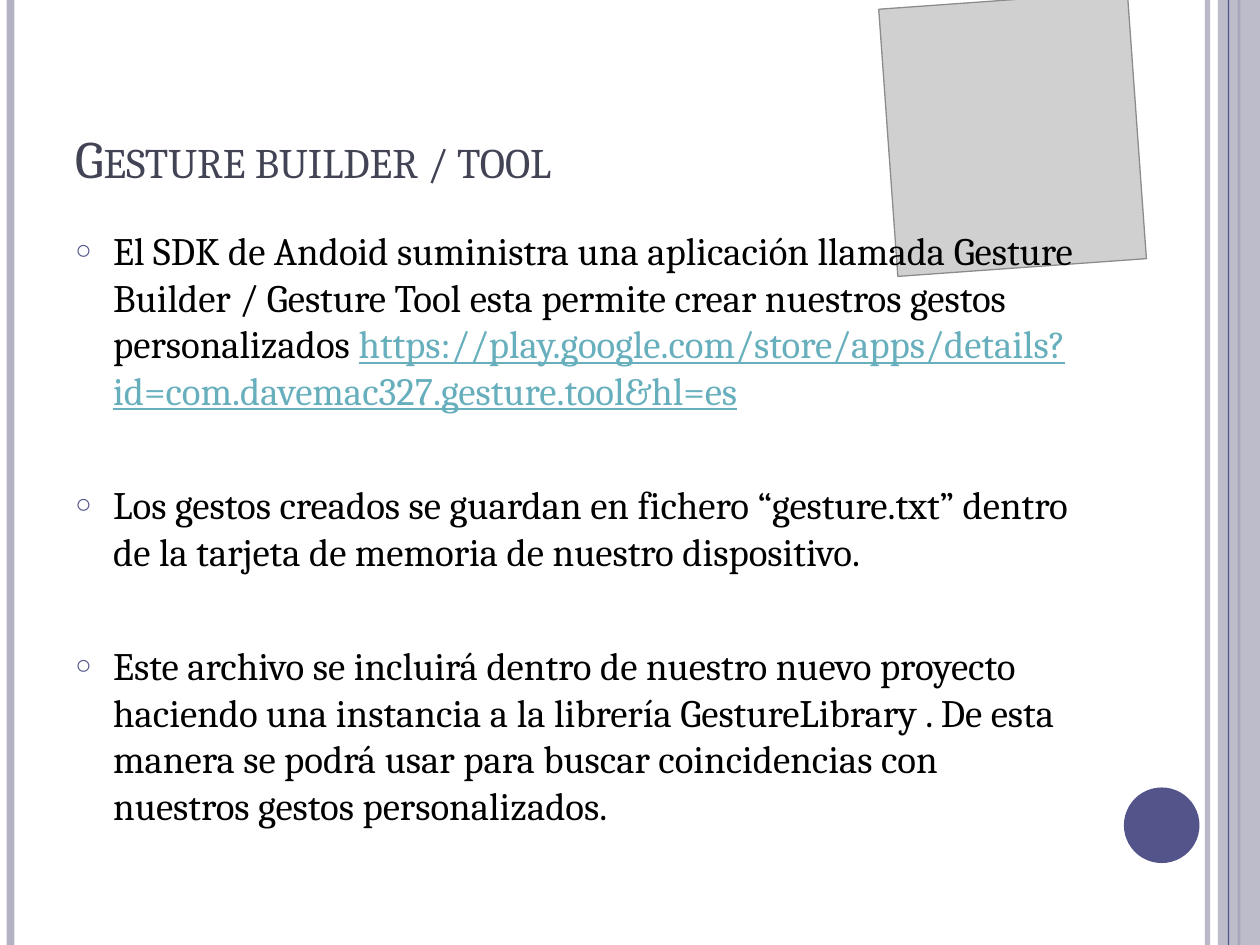
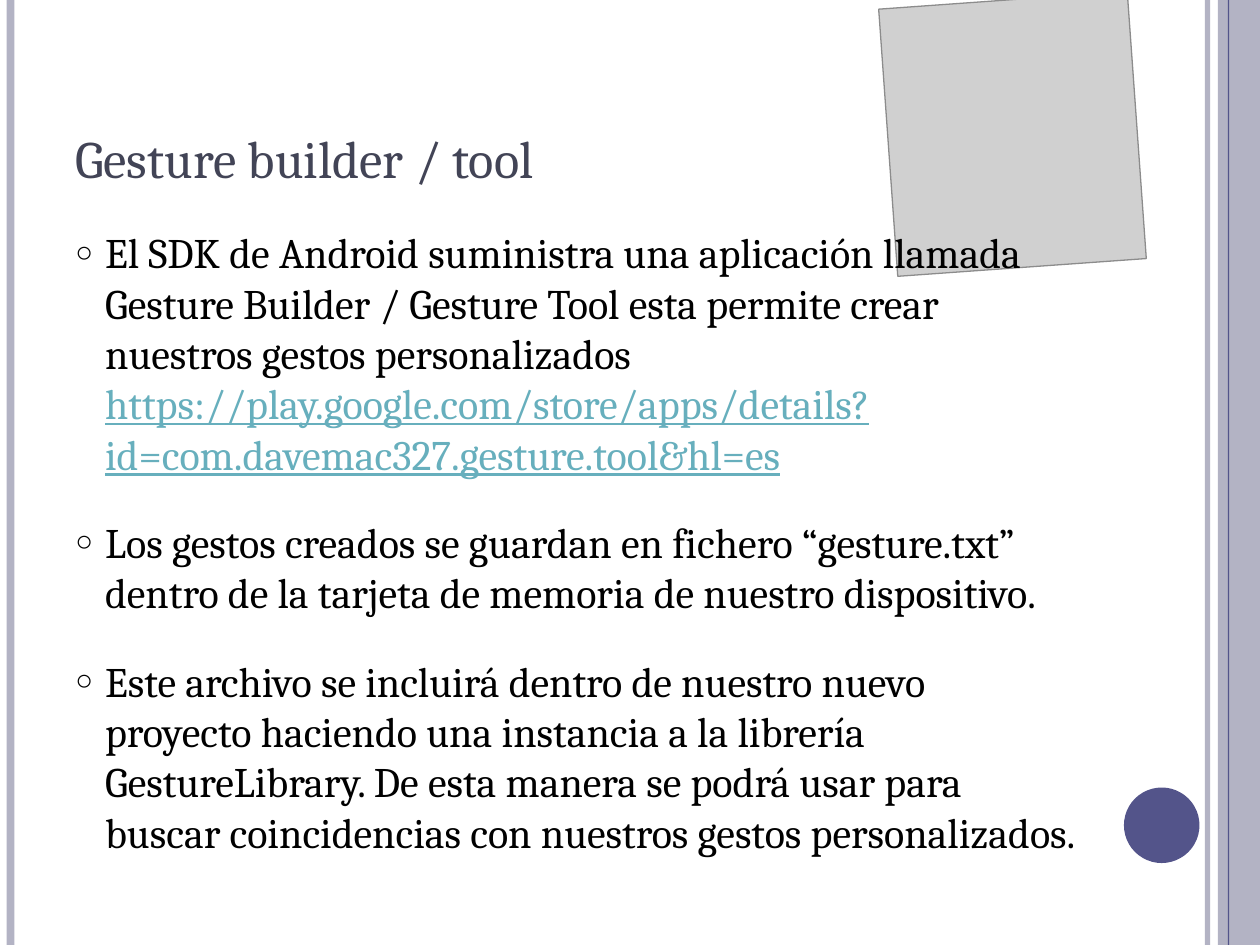
Before and after one commit to Jick9536/NPI-P3, a slide deck: slide 3 of NPI- Práctica 3.pptx. Drawn at 1260x945 pixels with LibreOffice and Linux fonts; fonts in the diff are those of the drawing; grey boxes stand for pictures. Boxes give left, top, right and bottom in pixels: in the first picture for what was removed or moved away, otherwise in the second. Text is boxed around its words. In the diff, an @@ line names an element or a change of style, - is before the commit and + after.

```diff
--- a/NPI- Práctica 3.pptx
+++ b/NPI- Práctica 3.pptx
@@ text "Gesture builder / tool" at box(75, 141, 533, 179): small capitals off @@
@@ text at box(105, 230, 1021, 479): text changed; size 22.2 to 24 pt @@
-○ El SDK de Andoid suministra una aplicación llamada Gesture Builder / Gesture Tool esta permite crear nuestros gestos personalizados https://play.google.com/store/apps/details?id=com.davemac327.gesture.tool&hl=es
+○ El SDK de Android suministra una aplicación llamada Gesture Builder / Gesture Tool esta permite crear nuestros gestos personalizados https://play.google.com/store/apps/details?id=com.davemac327.gesture.tool&hl=es
@@ text at box(105, 528, 1036, 617): size 22.2 to 24 pt in "Los gestos creados se guardan en fichero ..."; indent changed; less space between paragraphs @@
@@ text at box(105, 667, 1076, 858): text changed; size 22.2 to 24 pt @@
-○ Este archivo se incluirá dentro de nuestro nuevo proyecto haciendo una instancia a la librería GestureLibrary . De esta manera se podrá usar para buscar coincidencias con nuestros gestos personalizados.
+○ Este archivo se incluirá dentro de nuestro nuevo proyecto haciendo una instancia a la librería GestureLibrary. De esta manera se podrá usar para buscar coincidencias con nuestros gestos personalizados.
```
Also in this commit, not shown: 12 other slides changed, 1 other file.
